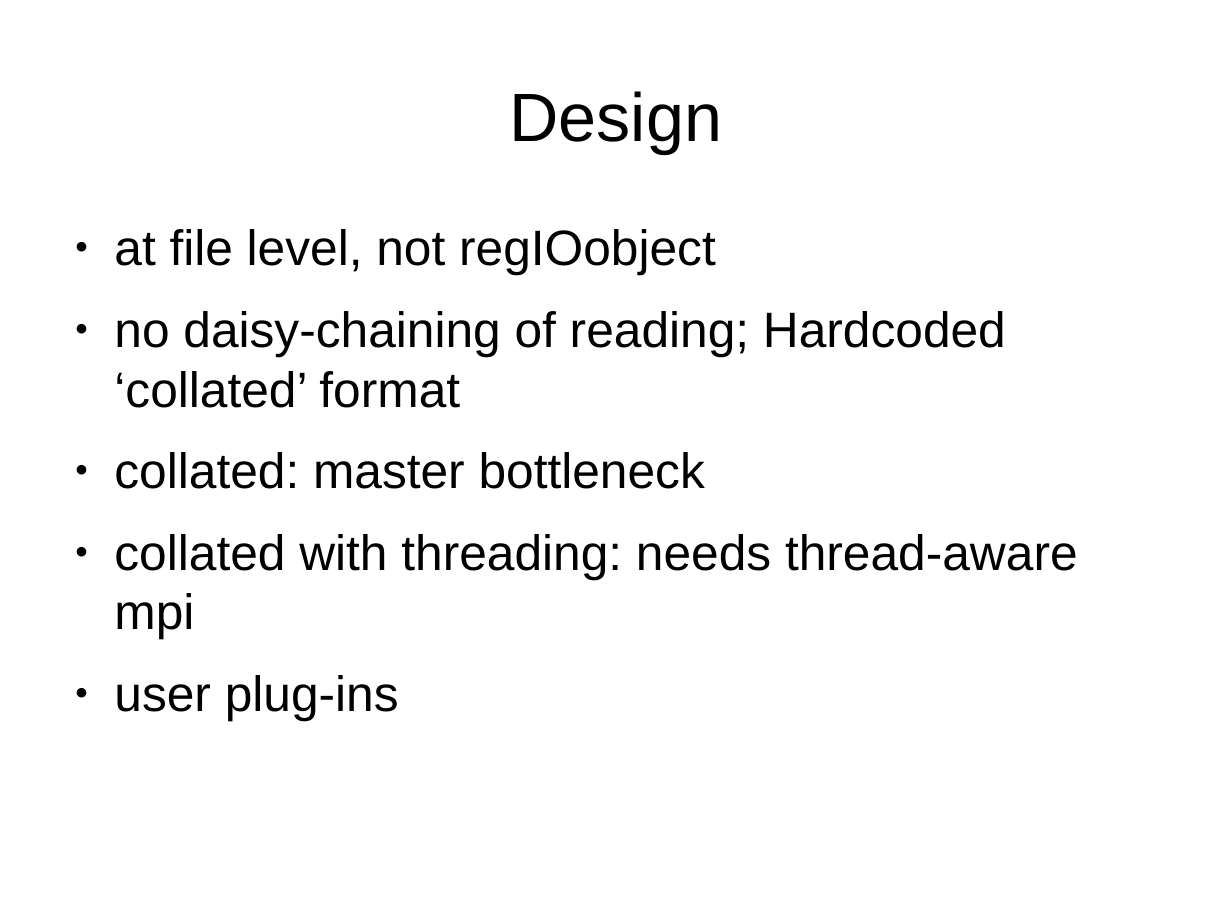
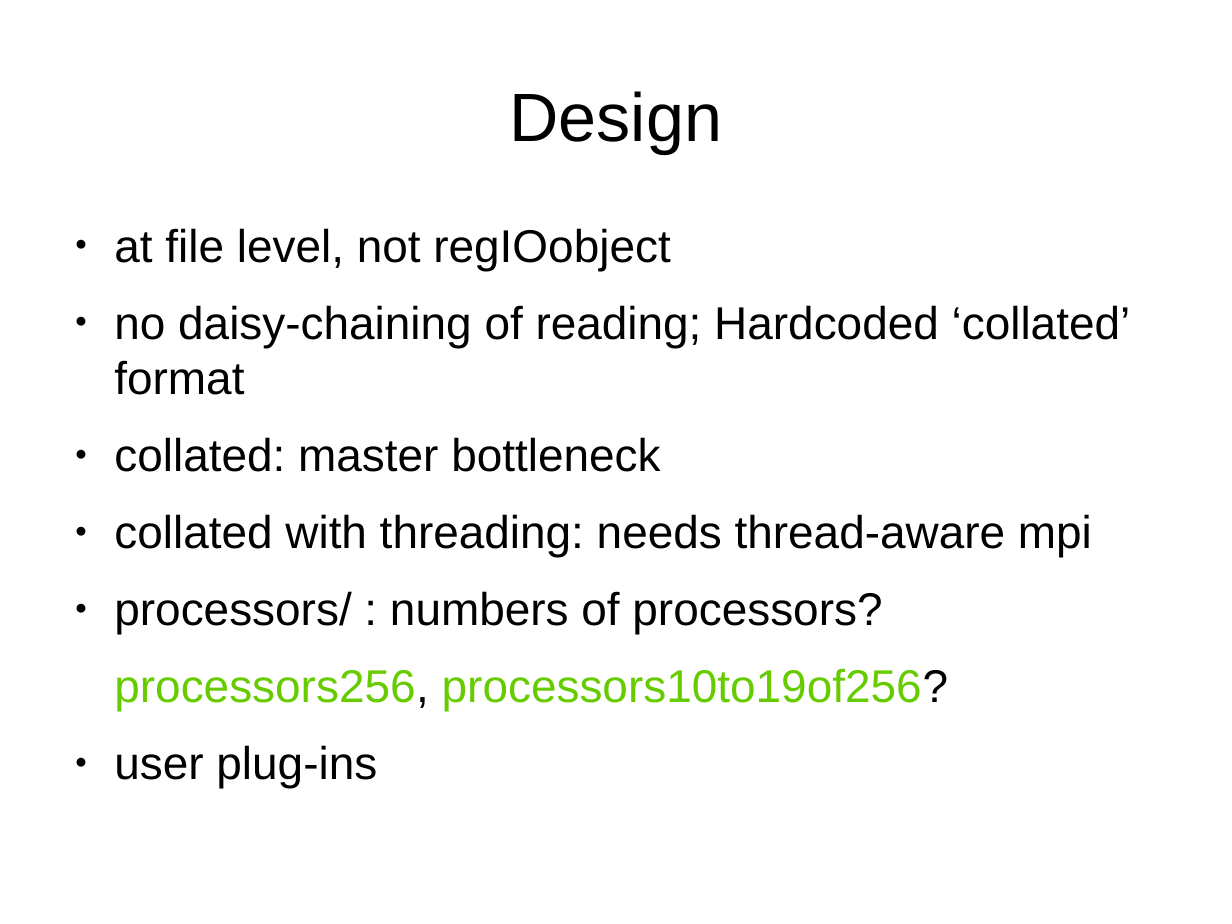
Before and after one commit to mattijsjanssens/mattijs-extensions, a slide deck: slide 17 of doc/Notes/GlobalFile_UGM2017/presentation.odp (slide 15 before the commit). Drawn at 1232x924 pixels with LibreOffice and Linux fonts; fonts in the diff are those of the drawing. Boxes give left, top, right and bottom in pixels: in the first picture for what was removed or moved away, otherwise in the second. Text is boxed around its words. In the diff, an @@ line names an element or a change of style, - is before the commit and + after.

```diff
--- a/doc/Notes/GlobalFile_UGM2017/presentation.odp
+++ b/doc/Notes/GlobalFile_UGM2017/presentation.odp
@@ text at <box>114,228,1131,557</box>: size 32 to 29.6 pt in "at file level, not regIOobject", "no daisy-chaining of reading; Hardcoded ‘collated’ format", "collated: master bottleneck", "collated with threading: needs thread-aware mpi" and 1 more places @@
@@ text at <box>114,591,948,711</box>: paragraphs added @@
+● processors/ : numbers of processors?
+processors256, processors10to19of256?
```
Also in this commit, not shown: 2 other slides changed, 2 slides added, 1 other file.
